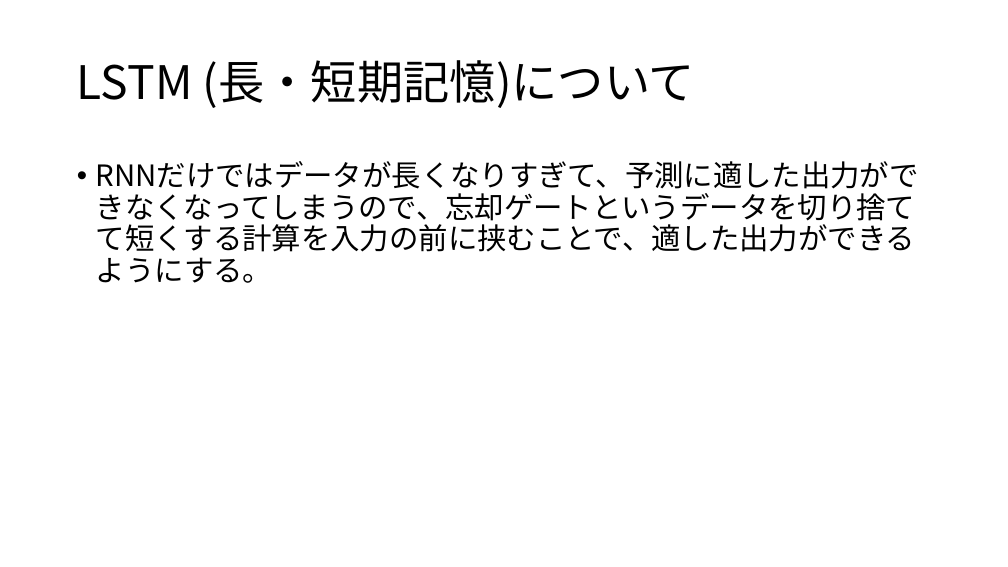
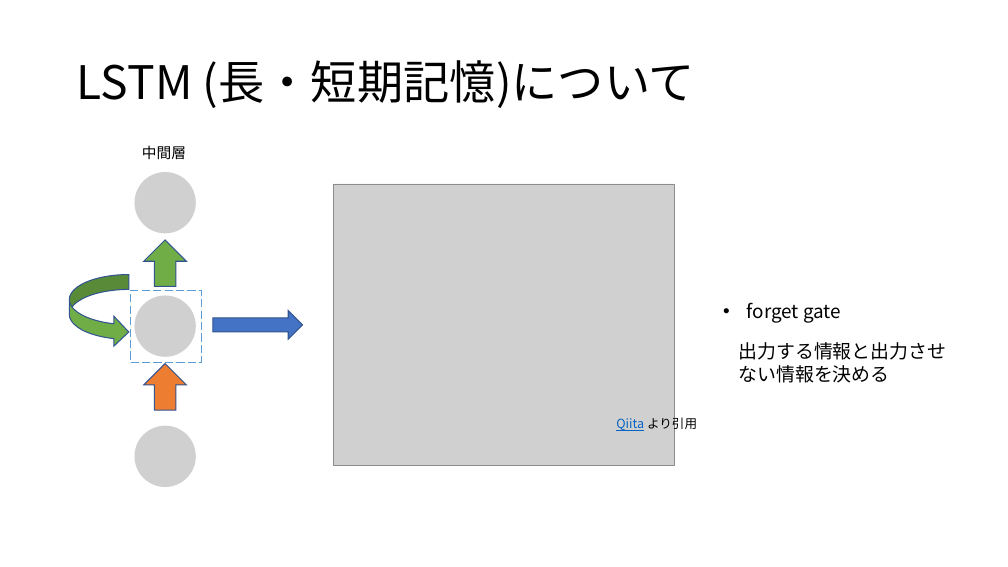
Before and after one commit to yoshitake266/bitComposer_prj, a slide deck: slide 12 of presentation/bit Composer.pptx (slide 11 before the commit). Drawn at 1008x567 pixels with LibreOffice and Linux fonts; fonts in the diff are those of the drawing; grey boxes stand for pictures. Boxes give left, top, right and bottom in pixels: in the first picture for what was removed or moved away, otherwise in the second. Text is boxed around its words. In the diff, an @@ line names an element or a change of style, - is before the commit and + after.

Commit message:
Updated pptx

```diff
--- a/presentation/bit Composer.pptx
+++ b/presentation/bit Composer.pptx
@@ group added at box(70, 145, 196, 487): 3 pictures, 2 right arrows, 1 curved right arrow, 1 text @@
+中間層
@@ text removed at box(96, 161, 919, 283) @@
-• RNNだけではデータが長くなりすぎて、予測に適した出力ができなくなってしまうので、忘却ゲートというデータを切り捨てて短くする計算を入力の前に挟むことで、適した出力ができるようにする。
@@ picture added at box(333, 184, 675, 466) @@
@@ rectangle added at box(130, 290, 201, 363), fill #FFFFFF, outline #5B9BD5 1 pt dashed @@
@@ right arrow added at box(213, 311, 302, 339), fill #4472C4, outline #325491 1 pt @@
@@ text added at box(747, 302, 841, 323), 18 pt, text #000000 @@
+• forget gate
@@ text added at box(738, 342, 946, 383), 18 pt, text #000000 @@
+出力する情報と出力させない情報を決める
@@ text added at box(616, 415, 697, 432), 12 pt, text #0563C1, underline @@
+Qiita より引用
```
Also in this commit, not shown: 4 other slides changed, 1 slide added, 1 other file.
